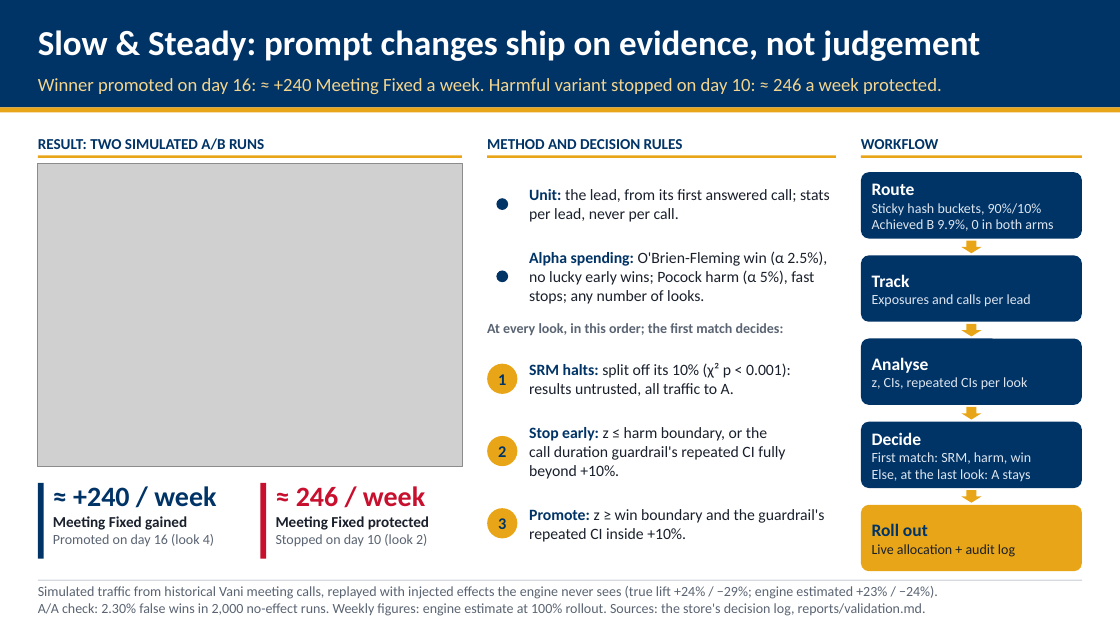
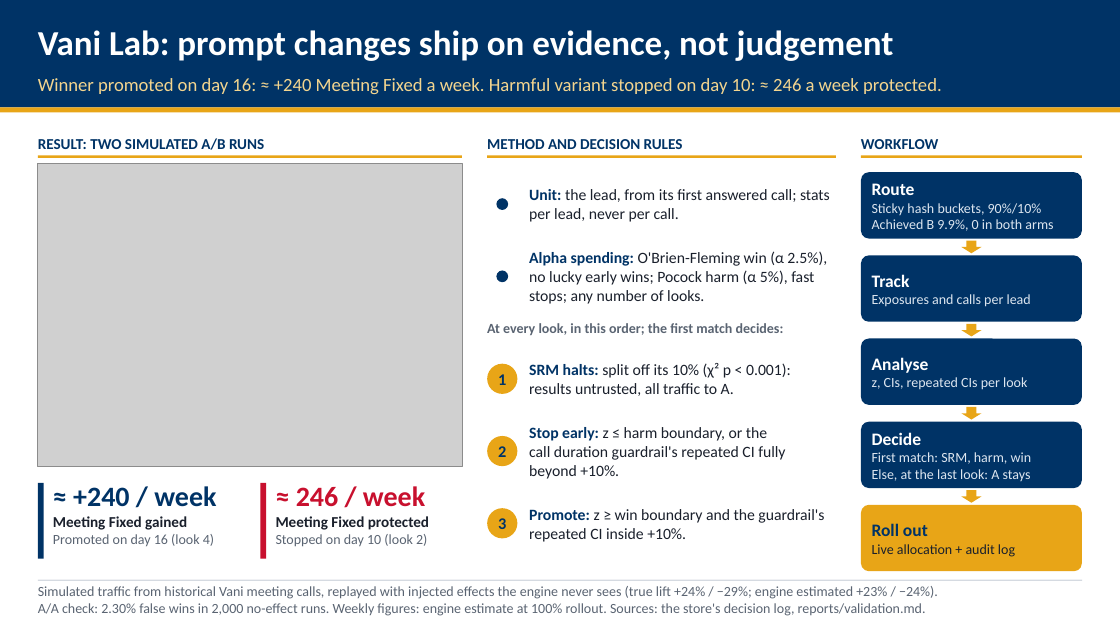
Before and after one commit to ThinkyMiner/Voice2.0, a slide deck: slide 1 of slide/one_slide.pptx. Drawn at 1120x630 pixels with LibreOffice and Linux fonts; fonts in the diff are those of the drawing; grey boxes stand for pictures. Boxes give left, top, right and bottom in pixels: in the first picture for what was removed or moved away, otherwise in the second. Text is boxed around its words. In the diff, an @@ line names an element or a change of style, - is before the commit and + after.

```diff
--- a/slide/one_slide.pptx
+++ b/slide/one_slide.pptx
@@ text at bbox=[38, 30, 894, 61]: text changed @@
-Slow & Steady: prompt changes ship on evidence, not judgement
+Vani Lab: prompt changes ship on evidence, not judgement
```
Also in this commit, not shown: 19 other files.
